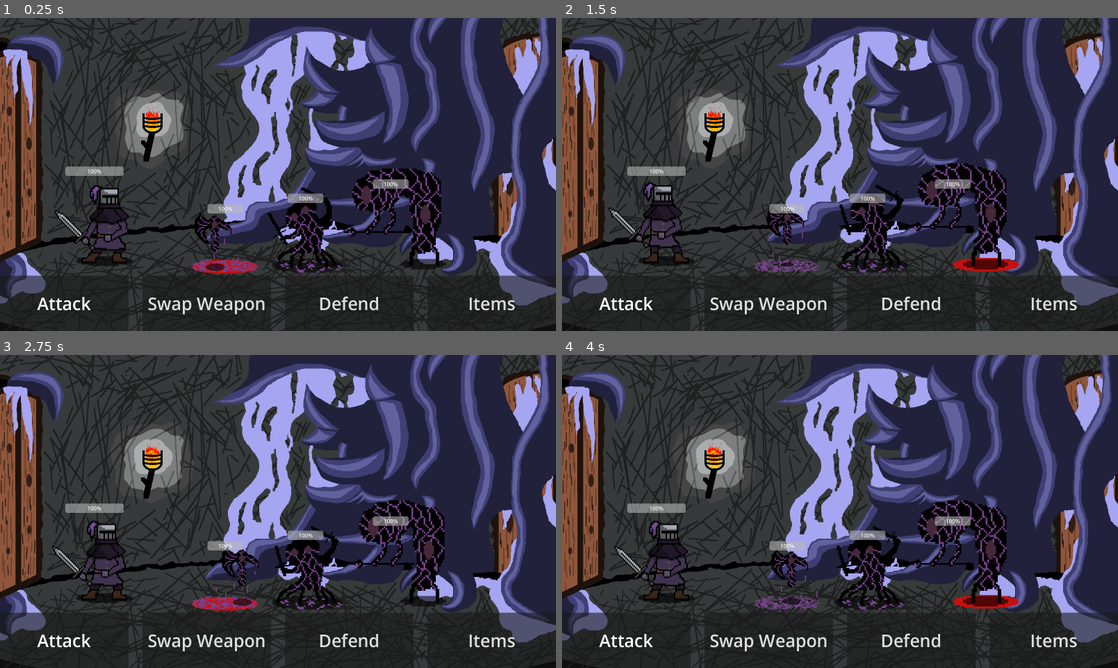
Above: before the commit, frames 1-4 (two rows, left to right).
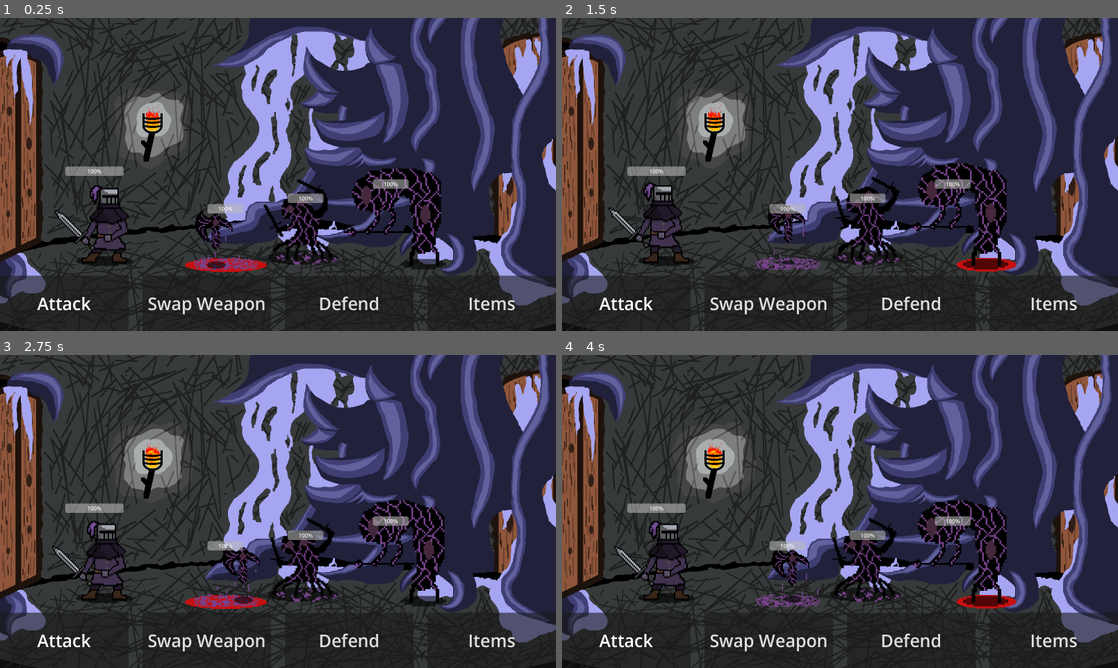
Above: after the commit, the same moments.

Repository: mwingerden/Shinko
Game: Godot game, scene res://Scenes/Levels/level_1.tscn
Two runs of this game, one before a commit and one after it. Both use one fixed random seed, a clock stepped at 60 frames per second and the inputs below. The engine's default icon, where the game draws it, is replaced by a stand-in: a white triangle on a blue panel in a dark square.
Inputs:
- Up to frame 1 (0.25 s): no input
- Up to frame 2 (1.5 s): hold Up (ui_up) 0.53-1.28 s; hold Down (ui_down) from 1.28 s (still down)
- Up to frame 3 (2.75 s): release Down (ui_down) at 2.03 s; hold Up (ui_up) from 2.03 s (still down)
- Up to frame 4 (4 s): release Up (ui_up) at 3.53 s; hold Down (ui_down) from 3.53 s (still down)

The runs differ from the first frame. In frame 1, 2.4% of the frame differs, in the area x 33-62%, y 51-82%; in frame 2, 2.4%; in frame 3, 2.4%, in the area x 33-62%, y 52-82%; in frame 4, 2.3%.

Commit message:
Added Selected Animations

Diff:
--- a/Scenes/Enemies/enemy_axe.tscn
+++ b/Scenes/Enemies/enemy_axe.tscn
@@ -1,10 +1,25 @@
-[gd_scene load_steps=8 format=3 uid="uid://ceoqfxrqkw12k"]
+[gd_scene load_steps=11 format=3 uid="uid://ceoqfxrqkw12k"]
 
 [ext_resource type="Script" path="res://Scripts/Enemies/enemy_axe.gd" id="1_ynyri"]
 [ext_resource type="Texture2D" uid="uid://bgax3msu3hmqe" path="res://Assets/Sprites/Utility/Selected.png" id="2_uku2n"]
 [ext_resource type="Texture2D" uid="uid://djekt6japru8o" path="res://Assets/Sprites/Enemies/EnemyAxe.png" id="3_57py8"]
 
 [sub_resource type="RectangleShape2D" id="RectangleShape2D_q78wt"]
+
+[sub_resource type="Animation" id="Animation_w6o83"]
+length = 0.001
+tracks/0/type = "value"
+tracks/0/imported = false
+tracks/0/enabled = true
+tracks/0/path = NodePath("Sprite2D:frame_coords")
+tracks/0/interp = 1
+tracks/0/loop_wrap = true
+tracks/0/keys = {
+"times": PackedFloat32Array(0),
+"transitions": PackedFloat32Array(1),
+"update": 1,
+"values": [Vector2i(0, 0)]
+}
 
 [sub_resource type="Animation" id="Animation_osui6"]
 resource_name = "move"
@@ -22,12 +37,35 @@
 "values": [Vector2i(0, 0), Vector2i(0, 1), Vector2i(0, 2), Vector2i(0, 3), Vector2i(0, 4), Vector2i(0, 5), Vector2i(0, 6), Vector2i(0, 7), Vector2i(0, 8), Vector2i(0, 9)]
 }
 
-[sub_resource type="Animation" id="Animation_w6o83"]
+[sub_resource type="AnimationLibrary" id="AnimationLibrary_i0bmt"]
+_data = {
+"RESET": SubResource("Animation_w6o83"),
+"move": SubResource("Animation_osui6")
+}
+
+[sub_resource type="Animation" id="Animation_thidh"]
+resource_name = "selected"
+length = 0.6
+loop_mode = 1
+tracks/0/type = "value"
+tracks/0/imported = false
+tracks/0/enabled = true
+tracks/0/path = NodePath("Selected:frame_coords")
+tracks/0/interp = 1
+tracks/0/loop_wrap = true
+tracks/0/keys = {
+"times": PackedFloat32Array(0, 0.1, 0.2, 0.3, 0.4, 0.5),
+"transitions": PackedFloat32Array(1, 1, 1, 1, 1, 1),
+"update": 1,
+"values": [Vector2i(0, 0), Vector2i(0, 1), Vector2i(0, 2), Vector2i(0, 3), Vector2i(0, 4), Vector2i(0, 5)]
+}
+
+[sub_resource type="Animation" id="Animation_81n5b"]
 length = 0.001
 tracks/0/type = "value"
 tracks/0/imported = false
 tracks/0/enabled = true
-tracks/0/path = NodePath("Sprite2D:frame_coords")
+tracks/0/path = NodePath("Selected:frame_coords")
 tracks/0/interp = 1
 tracks/0/loop_wrap = true
 tracks/0/keys = {
@@ -37,10 +75,10 @@
 "values": [Vector2i(0, 0)]
 }
 
-[sub_resource type="AnimationLibrary" id="AnimationLibrary_i0bmt"]
+[sub_resource type="AnimationLibrary" id="AnimationLibrary_bqkkd"]
 _data = {
-"RESET": SubResource("Animation_w6o83"),
-"move": SubResource("Animation_osui6")
+"RESET": SubResource("Animation_81n5b"),
+"selected": SubResource("Animation_thidh")
 }
 
 [node name="EnemyAxe" type="CharacterBody2D" groups=["EnemyAxe"]]
@@ -48,12 +86,12 @@
 
 [node name="Selected" type="Sprite2D" parent="." groups=["EnemyAxe"]]
 visible = false
-position = Vector2(-1, 5.00001)
-scale = Vector2(3, 3)
+scale = Vector2(4.09375, 3)
 texture = ExtResource("2_uku2n")
 vframes = 6
 
 [node name="Sprite2D" type="Sprite2D" parent="." groups=["EnemyAxe"]]
+position = Vector2(3, -6)
 scale = Vector2(3, 3)
 texture = ExtResource("3_57py8")
 vframes = 10
@@ -62,7 +100,7 @@
 visible = false
 shape = SubResource("RectangleShape2D_q78wt")
 
-[node name="AnimationPlayer" type="AnimationPlayer" parent="." groups=["EnemyAxe"]]
+[node name="Self_Animation" type="AnimationPlayer" parent="." groups=["EnemyAxe"]]
 libraries = {
 "": SubResource("AnimationLibrary_i0bmt")
 }
@@ -73,3 +111,8 @@
 offset_right = 52.0
 offset_bottom = -72.0
 value = 100.0
+
+[node name="Selected_Animation" type="AnimationPlayer" parent="."]
+libraries = {
+"": SubResource("AnimationLibrary_bqkkd")
+}
--- a/Scenes/Enemies/enemy_spear.tscn
+++ b/Scenes/Enemies/enemy_spear.tscn
@@ -1,10 +1,25 @@
-[gd_scene load_steps=8 format=3 uid="uid://cul21ipddiisb"]
+[gd_scene load_steps=11 format=3 uid="uid://cul21ipddiisb"]
 
 [ext_resource type="Script" path="res://Scripts/Enemies/enemy_spear.gd" id="1_656d0"]
 [ext_resource type="Texture2D" uid="uid://bgax3msu3hmqe" path="res://Assets/Sprites/Utility/Selected.png" id="2_vvhpx"]
 [ext_resource type="Texture2D" uid="uid://jexy8lc344j5" path="res://Assets/Sprites/Enemies/EnemySpear.png" id="3_ckk0g"]
 
 [sub_resource type="RectangleShape2D" id="RectangleShape2D_n4np2"]
+
+[sub_resource type="Animation" id="Animation_560he"]
+length = 0.001
+tracks/0/type = "value"
+tracks/0/imported = false
+tracks/0/enabled = true
+tracks/0/path = NodePath("Sprite2D:frame_coords")
+tracks/0/interp = 1
+tracks/0/loop_wrap = true
+tracks/0/keys = {
+"times": PackedFloat32Array(0),
+"transitions": PackedFloat32Array(1),
+"update": 1,
+"values": [Vector2i(0, 0)]
+}
 
 [sub_resource type="Animation" id="Animation_bfjts"]
 resource_name = "move"
@@ -22,12 +37,35 @@
 "values": [Vector2i(0, 0), Vector2i(0, 1), Vector2i(0, 2), Vector2i(0, 3), Vector2i(0, 4)]
 }
 
-[sub_resource type="Animation" id="Animation_560he"]
+[sub_resource type="AnimationLibrary" id="AnimationLibrary_fnt5u"]
+_data = {
+"RESET": SubResource("Animation_560he"),
+"move": SubResource("Animation_bfjts")
+}
+
+[sub_resource type="Animation" id="Animation_thidh"]
+resource_name = "selected"
+length = 0.6
+loop_mode = 1
+tracks/0/type = "value"
+tracks/0/imported = false
+tracks/0/enabled = true
+tracks/0/path = NodePath("Selected:frame_coords")
+tracks/0/interp = 1
+tracks/0/loop_wrap = true
+tracks/0/keys = {
+"times": PackedFloat32Array(0, 0.1, 0.2, 0.3, 0.4, 0.5),
+"transitions": PackedFloat32Array(1, 1, 1, 1, 1, 1),
+"update": 1,
+"values": [Vector2i(0, 0), Vector2i(0, 1), Vector2i(0, 2), Vector2i(0, 3), Vector2i(0, 4), Vector2i(0, 5)]
+}
+
+[sub_resource type="Animation" id="Animation_81n5b"]
 length = 0.001
 tracks/0/type = "value"
 tracks/0/imported = false
 tracks/0/enabled = true
-tracks/0/path = NodePath("Sprite2D:frame_coords")
+tracks/0/path = NodePath("Selected:frame_coords")
 tracks/0/interp = 1
 tracks/0/loop_wrap = true
 tracks/0/keys = {
@@ -37,10 +75,10 @@
 "values": [Vector2i(0, 0)]
 }
 
-[sub_resource type="AnimationLibrary" id="AnimationLibrary_fnt5u"]
+[sub_resource type="AnimationLibrary" id="AnimationLibrary_bqkkd"]
 _data = {
-"RESET": SubResource("Animation_560he"),
-"move": SubResource("Animation_bfjts")
+"RESET": SubResource("Animation_81n5b"),
+"selected": SubResource("Animation_thidh")
 }
 
 [node name="EnemySpear" type="CharacterBody2D" groups=["Enemy"]]
@@ -61,7 +99,7 @@
 [node name="CollisionShape2D" type="CollisionShape2D" parent="." groups=["Enemy"]]
 shape = SubResource("RectangleShape2D_n4np2")
 
-[node name="AnimationPlayer" type="AnimationPlayer" parent="." groups=["Enemy"]]
+[node name="Self_Animation" type="AnimationPlayer" parent="." groups=["Enemy"]]
 libraries = {
 "": SubResource("AnimationLibrary_fnt5u")
 }
@@ -72,3 +110,8 @@
 offset_right = 52.0
 offset_bottom = -72.0
 value = 100.0
+
+[node name="Selected_Animation" type="AnimationPlayer" parent="."]
+libraries = {
+"": SubResource("AnimationLibrary_bqkkd")
+}
--- a/Scenes/Enemies/enemy_sword.tscn
+++ b/Scenes/Enemies/enemy_sword.tscn
@@ -1,8 +1,23 @@
-[gd_scene load_steps=8 format=3 uid="uid://dyyqli7iqtir6"]
+[gd_scene load_steps=11 format=3 uid="uid://dyyqli7iqtir6"]
 
 [ext_resource type="Script" path="res://Scripts/Enemies/enemy_sword.gd" id="1_3gmax"]
 [ext_resource type="Texture2D" uid="uid://bgax3msu3hmqe" path="res://Assets/Sprites/Utility/Selected.png" id="2_swqhw"]
 [ext_resource type="Texture2D" uid="uid://bnocea4ppqjgk" path="res://Assets/Sprites/Enemies/EnemySword.png" id="3_6snwe"]
+
+[sub_resource type="Animation" id="Animation_yqsqe"]
+length = 0.001
+tracks/0/type = "value"
+tracks/0/imported = false
+tracks/0/enabled = true
+tracks/0/path = NodePath("Sprite2D:frame_coords")
+tracks/0/interp = 1
+tracks/0/loop_wrap = true
+tracks/0/keys = {
+"times": PackedFloat32Array(0),
+"transitions": PackedFloat32Array(1),
+"update": 1,
+"values": [Vector2i(0, 0)]
+}
 
 [sub_resource type="Animation" id="Animation_ai7gr"]
 resource_name = "move"
@@ -21,12 +36,37 @@
 "values": [Vector2i(0, 0), Vector2i(0, 1), Vector2i(0, 2), Vector2i(0, 3), Vector2i(0, 4), Vector2i(0, 5), Vector2i(0, 6)]
 }
 
-[sub_resource type="Animation" id="Animation_yqsqe"]
+[sub_resource type="AnimationLibrary" id="AnimationLibrary_376hc"]
+_data = {
+"RESET": SubResource("Animation_yqsqe"),
+"move": SubResource("Animation_ai7gr")
+}
+
+[sub_resource type="RectangleShape2D" id="RectangleShape2D_ki30x"]
+
+[sub_resource type="Animation" id="Animation_thidh"]
+resource_name = "selected"
+length = 0.6
+loop_mode = 1
+tracks/0/type = "value"
+tracks/0/imported = false
+tracks/0/enabled = true
+tracks/0/path = NodePath("Selected:frame_coords")
+tracks/0/interp = 1
+tracks/0/loop_wrap = true
+tracks/0/keys = {
+"times": PackedFloat32Array(0, 0.1, 0.2, 0.3, 0.4, 0.5),
+"transitions": PackedFloat32Array(1, 1, 1, 1, 1, 1),
+"update": 1,
+"values": [Vector2i(0, 0), Vector2i(0, 1), Vector2i(0, 2), Vector2i(0, 3), Vector2i(0, 4), Vector2i(0, 5)]
+}
+
+[sub_resource type="Animation" id="Animation_81n5b"]
 length = 0.001
 tracks/0/type = "value"
 tracks/0/imported = false
 tracks/0/enabled = true
-tracks/0/path = NodePath("Sprite2D:frame_coords")
+tracks/0/path = NodePath("Selected:frame_coords")
 tracks/0/interp = 1
 tracks/0/loop_wrap = true
 tracks/0/keys = {
@@ -36,30 +76,28 @@
 "values": [Vector2i(0, 0)]
 }
 
-[sub_resource type="AnimationLibrary" id="AnimationLibrary_376hc"]
+[sub_resource type="AnimationLibrary" id="AnimationLibrary_bqkkd"]
 _data = {
-"RESET": SubResource("Animation_yqsqe"),
-"move": SubResource("Animation_ai7gr")
+"RESET": SubResource("Animation_81n5b"),
+"selected": SubResource("Animation_thidh")
 }
-
-[sub_resource type="RectangleShape2D" id="RectangleShape2D_ki30x"]
 
 [node name="EnemySword" type="CharacterBody2D" groups=["Enemy"]]
 script = ExtResource("1_3gmax")
 
 [node name="Selected" type="Sprite2D" parent="." groups=["Enemy"]]
 visible = false
-position = Vector2(11, 32)
-scale = Vector2(3, 3)
+scale = Vector2(4.21875, 3.46094)
 texture = ExtResource("2_swqhw")
 vframes = 6
 
 [node name="Sprite2D" type="Sprite2D" parent="." groups=["Enemy"]]
+position = Vector2(-12, -23)
 scale = Vector2(4, 4)
 texture = ExtResource("3_6snwe")
 vframes = 8
 
-[node name="AnimationPlayer" type="AnimationPlayer" parent="." groups=["Enemy"]]
+[node name="Self_Animation" type="AnimationPlayer" parent="." groups=["Enemy"]]
 libraries = {
 "": SubResource("AnimationLibrary_376hc")
 }
@@ -73,3 +111,8 @@
 offset_right = 52.0
 offset_bottom = -72.0
 value = 100.0
+
+[node name="Selected_Animation" type="AnimationPlayer" parent="."]
+libraries = {
+"": SubResource("AnimationLibrary_bqkkd")
+}
--- a/Scenes/Levels/level_1.tscn
+++ b/Scenes/Levels/level_1.tscn
@@ -5,6 +5,21 @@
 [ext_resource type="Script" path="res://Scripts/Utility/battle.gd" id="1_n7xxg"]
 [ext_resource type="Texture2D" uid="uid://ch8iqwe8dywst" path="res://Assets/Sprites/Background/background_final.png" id="1_st72s"]
 [ext_resource type="PackedScene" uid="uid://xph3348axmlc" path="res://Scenes/Player/player.tscn" id="3_xpy4m"]
+
+[sub_resource type="Animation" id="Animation_h64vn"]
+length = 0.001
+tracks/0/type = "value"
+tracks/0/imported = false
+tracks/0/enabled = true
+tracks/0/path = NodePath("Sprite2D:frame_coords")
+tracks/0/interp = 1
+tracks/0/loop_wrap = true
+tracks/0/keys = {
+"times": PackedFloat32Array(0),
+"transitions": PackedFloat32Array(1),
+"update": 1,
+"values": [Vector2i(0, 0)]
+}
 
 [sub_resource type="Animation" id="Animation_ek5um"]
 resource_name = "background_final"
@@ -23,21 +38,6 @@
 "values": [Vector2i(0, 0), Vector2i(0, 1), Vector2i(0, 2)]
 }
 
-[sub_resource type="Animation" id="Animation_h64vn"]
-length = 0.001
-tracks/0/type = "value"
-tracks/0/imported = false
-tracks/0/enabled = true
-tracks/0/path = NodePath("Sprite2D:frame_coords")
-tracks/0/interp = 1
-tracks/0/loop_wrap = true
-tracks/0/keys = {
-"times": PackedFloat32Array(0),
-"transitions": PackedFloat32Array(1),
-"update": 1,
-"values": [Vector2i(0, 0)]
-}
-
 [sub_resource type="AnimationLibrary" id="AnimationLibrary_o4ec8"]
 _data = {
 "RESET": SubResource("Animation_h64vn"),
@@ -204,3 +204,4 @@
 [connection signal="pressed" from="Items/Panel/HBoxContainer/Back" to="Battle" method="_on_back_pressed"]
 
 [editable path="Battle/GroupEnemy1"]
+[editable path="Battle/GroupEnemy1/EnemyAxe"]
--- a/Scripts/Enemies/enemy_axe.gd
+++ b/Scripts/Enemies/enemy_axe.gd
@@ -2,7 +2,8 @@
 
 @onready var selected_sprite = $Selected
 @onready var progress_bar = $Health
-@onready var animation_player = $AnimationPlayer
+@onready var enemy_animation_player = $Self_Animation
+@onready var selected_animation_player = $Selected_Animation
 var selected = false
 var weapon = Global.weapon.AXE
 
@@ -18,7 +19,8 @@
 	current_health = MAX_HEALTH
 
 func _process(delta):
-	animation_player.play("move")
+	enemy_animation_player.play("move")
+	selected_animation_player.play("selected")
 
 func _update_progress_bar():
 	progress_bar.value = (float(current_health) / MAX_HEALTH) * 100
--- a/Scripts/Enemies/enemy_spear.gd
+++ b/Scripts/Enemies/enemy_spear.gd
@@ -2,7 +2,8 @@
 
 @onready var selected_sprite = $Selected
 @onready var progress_bar = $Health
-@onready var animation_player = $AnimationPlayer
+@onready var animation_player = $Self_Animation
+@onready var selected_animation_player = $Selected_Animation
 var selected = false
 var weapon = Global.weapon.SPEAR
 
@@ -19,6 +20,7 @@
 
 func _process(delta):
 	animation_player.play("move")
+	selected_animation_player.play("selected")
 
 func _update_progress_bar():
 	progress_bar.value = (float(current_health) / MAX_HEALTH) * 100
--- a/Scripts/Enemies/enemy_sword.gd
+++ b/Scripts/Enemies/enemy_sword.gd
@@ -2,7 +2,8 @@
 
 @onready var selected_sprite = $Selected
 @onready var progress_bar = $Health
-@onready var animation_player = $AnimationPlayer
+@onready var animation_player = $Self_Animation
+@onready var selected_animation_player = $Selected_Animation
 var selected = false
 var weapon = Global.weapon.SWORD
 
@@ -19,6 +20,7 @@
 
 func _process(delta):
 	animation_player.play("move")
+	selected_animation_player.play("selected")
 
 func _update_progress_bar():
 	progress_bar.value = (float(current_health) / MAX_HEALTH) * 100
